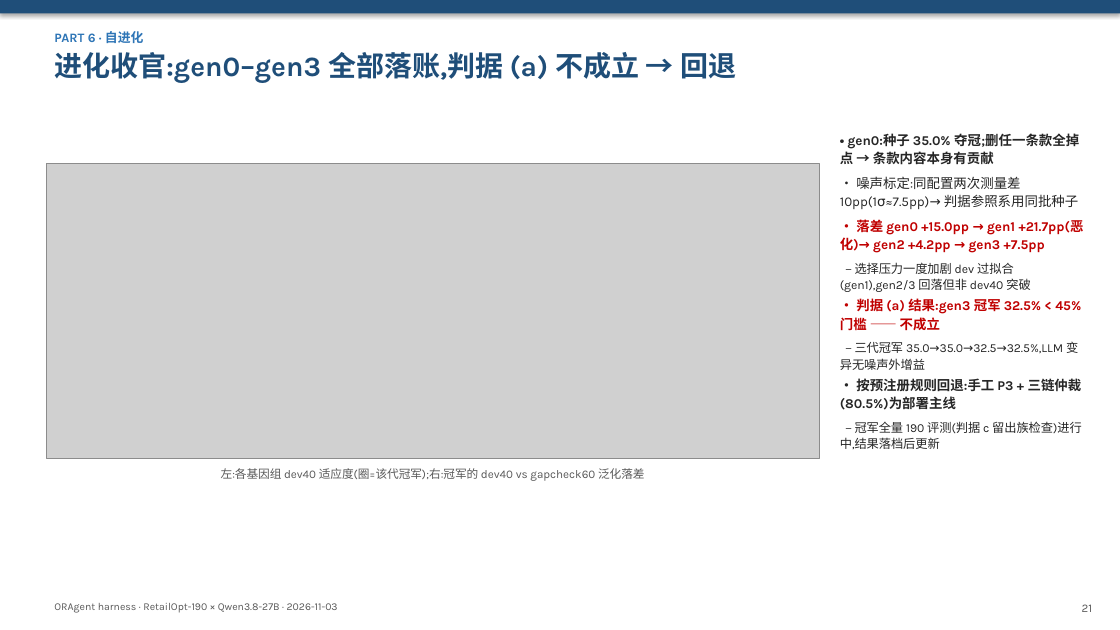
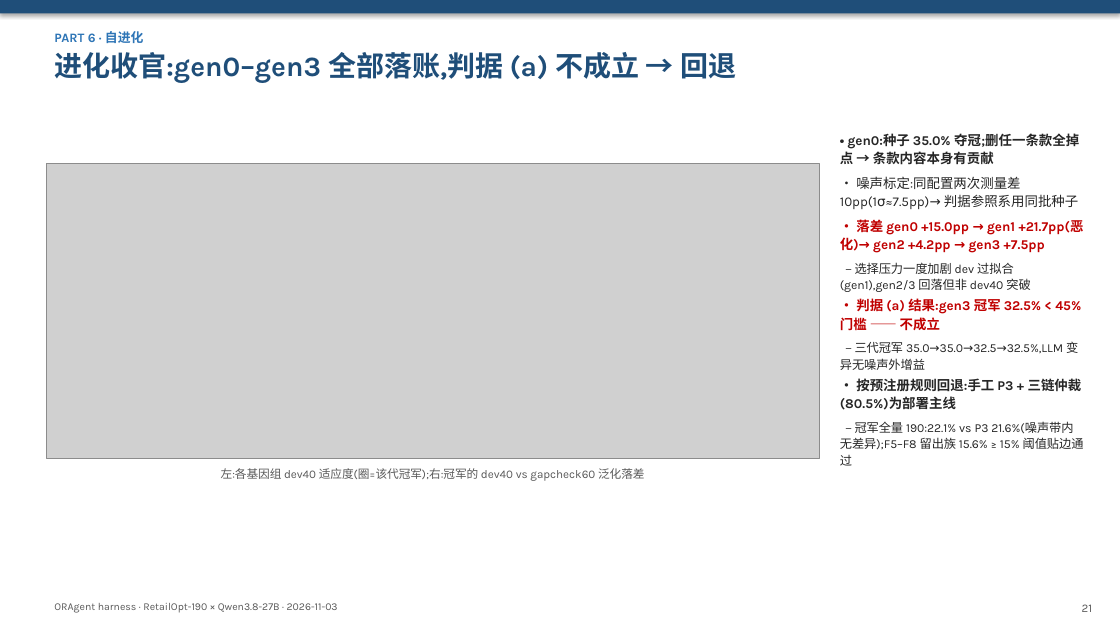
Before and after one commit to Goldfish908/ora, a slide deck: slide 22 of docs/report/ORAgent_report_2026-11-03.pptx. Drawn at 1120x630 pixels with LibreOffice and Linux fonts; fonts in the diff are those of the drawing; grey boxes stand for pictures. Boxes give left, top, right and bottom in pixels: in the first picture for what was removed or moved away, otherwise in the second. Text is boxed around its words. In the diff, an @@ line names an element or a change of style, - is before the commit and + after.

Commit message:
B8 final: gen3 champion full190 42/190 (22.1%) vs P3 21.6% (+0.5pp noise); F5-F8 heldout 15.6% >= 15.0% PASS (marginal); verdict ROLLBACK confirmed by criterion (a); doc sections + deck S22 + ledger

```diff
--- a/docs/report/ORAgent_report_2026-11-03.pptx
+++ b/docs/report/ORAgent_report_2026-11-03.pptx
@@ text at (x1=840, y1=421, x2=1084, y2=466): text changed @@
-– 冠军全量 190 评测(判据 c 留出族检查)进行中,结果落档后更新
+– 冠军全量 190:22.1% vs P3 21.6%(噪声带内无差异);F5–F8 留出族 15.6% ≥ 15% 阈值贴边通过
```
Also in this commit, not shown: 4 other files.
